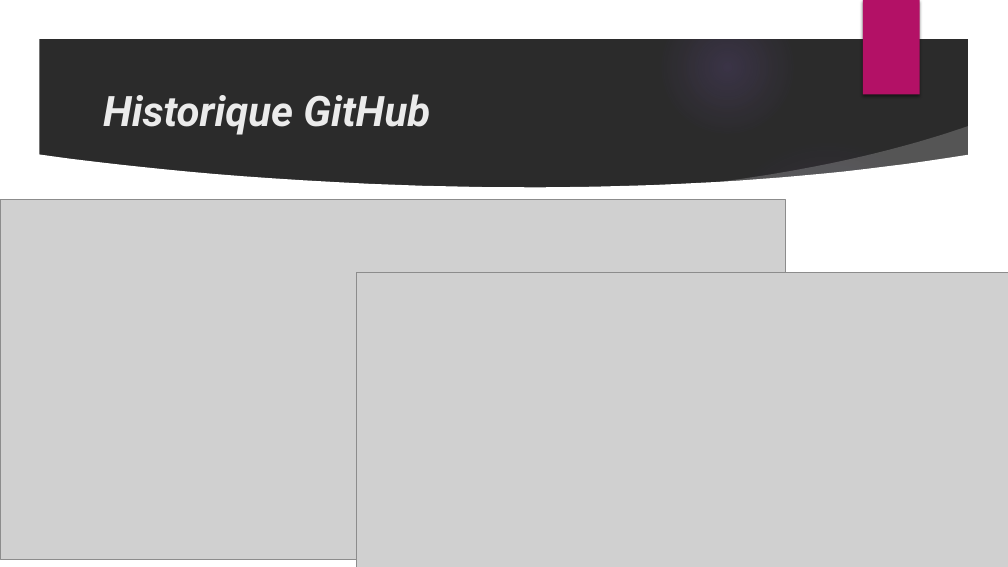
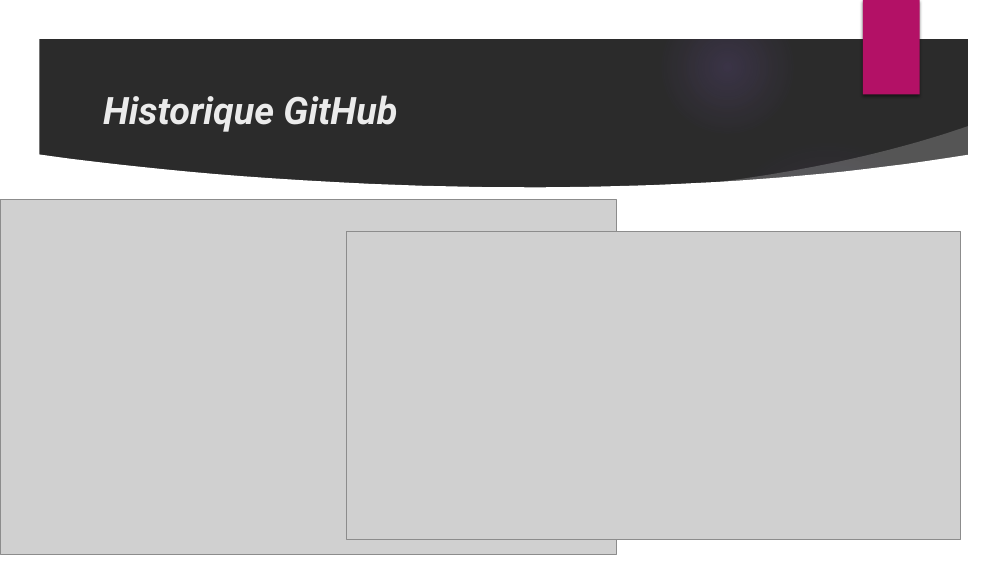
Before and after one commit to ndeyesokhnacisse212/cisse_ndeye_sokhna_AfriTalent, a slide deck: slide 9 of Cisse_Ndeye_Sokhna_Presentation.pptx. Drawn at 1008x567 pixels with LibreOffice and Linux fonts; fonts in the diff are those of the drawing; grey boxes stand for pictures; background and template pictures are left out; a plain dark background stands for a picture behind light text. Boxes give left, top, right and bottom in pixels: in the first picture for what was removed or moved away, otherwise in the second. Text is boxed around its words. In the diff, an @@ line names an element or a change of style, - is before the commit and + after.

```diff
--- a/Cisse_Ndeye_Sokhna_Presentation.pptx
+++ b/Cisse_Ndeye_Sokhna_Presentation.pptx
@@ title "Historique GitHub" at bbox=[103, 95, 397, 132]: size 40 to 36 pt @@
@@ picture: place and size @@
-picture at bbox=[0, 200, 786, 560]
+picture at bbox=[0, 200, 616, 555]
@@ picture: place and size @@
-picture at bbox=[356, 273, 1008, 567]
+picture at bbox=[347, 231, 961, 540]
```
Also in this commit, not shown: 8 other slides changed, 2 slides added, 2 slides removed, 1 other file.
